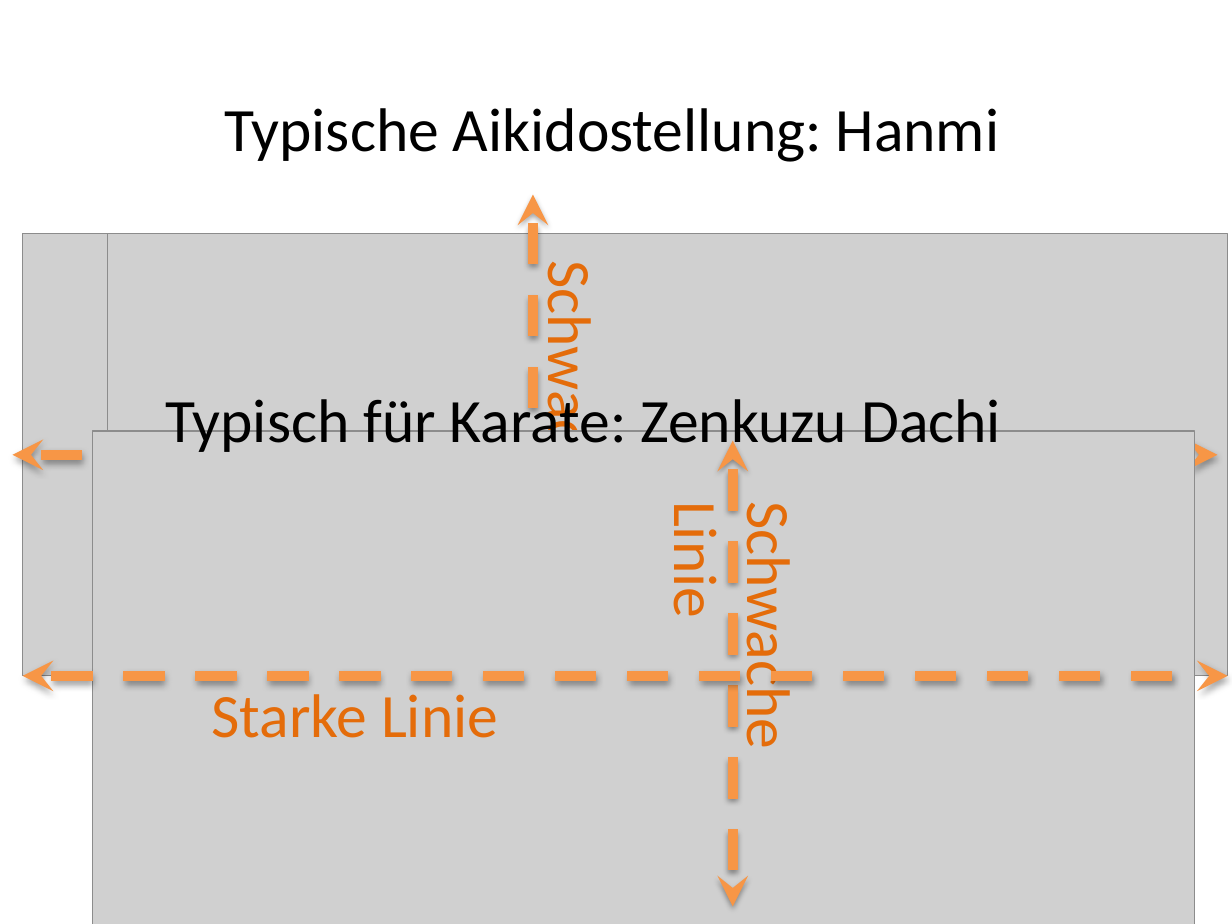
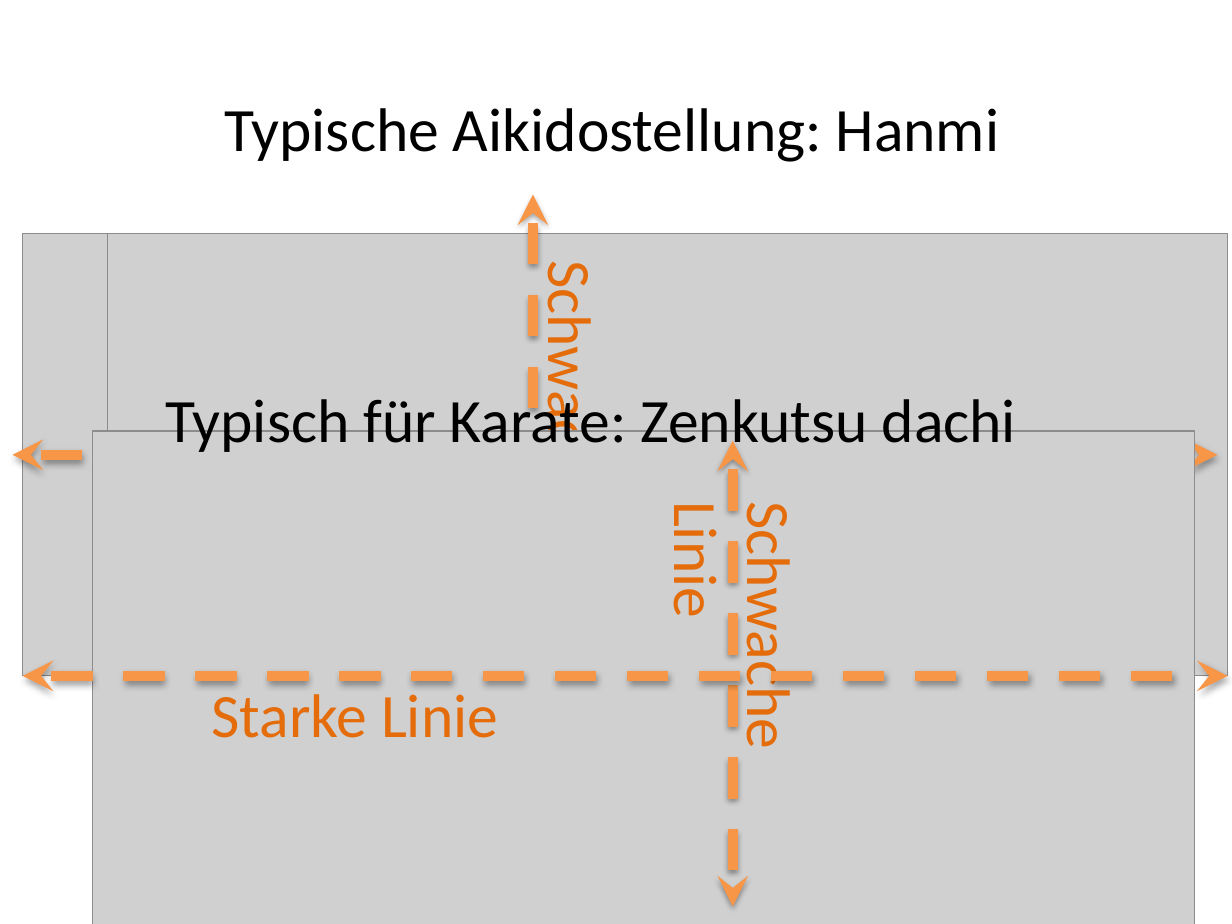
Before and after one commit to keale/Physik_in_Aikido, a slide deck: slide 6 of LNdW2013 physik in Aikido/LNdW2013 Physik in Aikido.pptx. Drawn at 1232x924 pixels with LibreOffice and Linux fonts; fonts in the diff are those of the drawing; grey boxes stand for pictures; background and template pictures are left out. Boxes give left, top, right and bottom in pixels: in the first picture for what was removed or moved away, otherwise in the second. Text is boxed around its words. In the diff, an @@ line names an element or a change of style, - is before the commit and + after.

```diff
--- a/LNdW2013 physik in Aikido/LNdW2013 Physik in Aikido.pptx
+++ b/LNdW2013 physik in Aikido/LNdW2013 Physik in Aikido.pptx
@@ text at [166, 391, 1016, 457]: text changed @@
-Typisch für Karate: Zenkuzu Dachi
+Typisch für Karate: Zenkutsu dachi
```
Also in this commit, not shown: 2 other slides changed.
